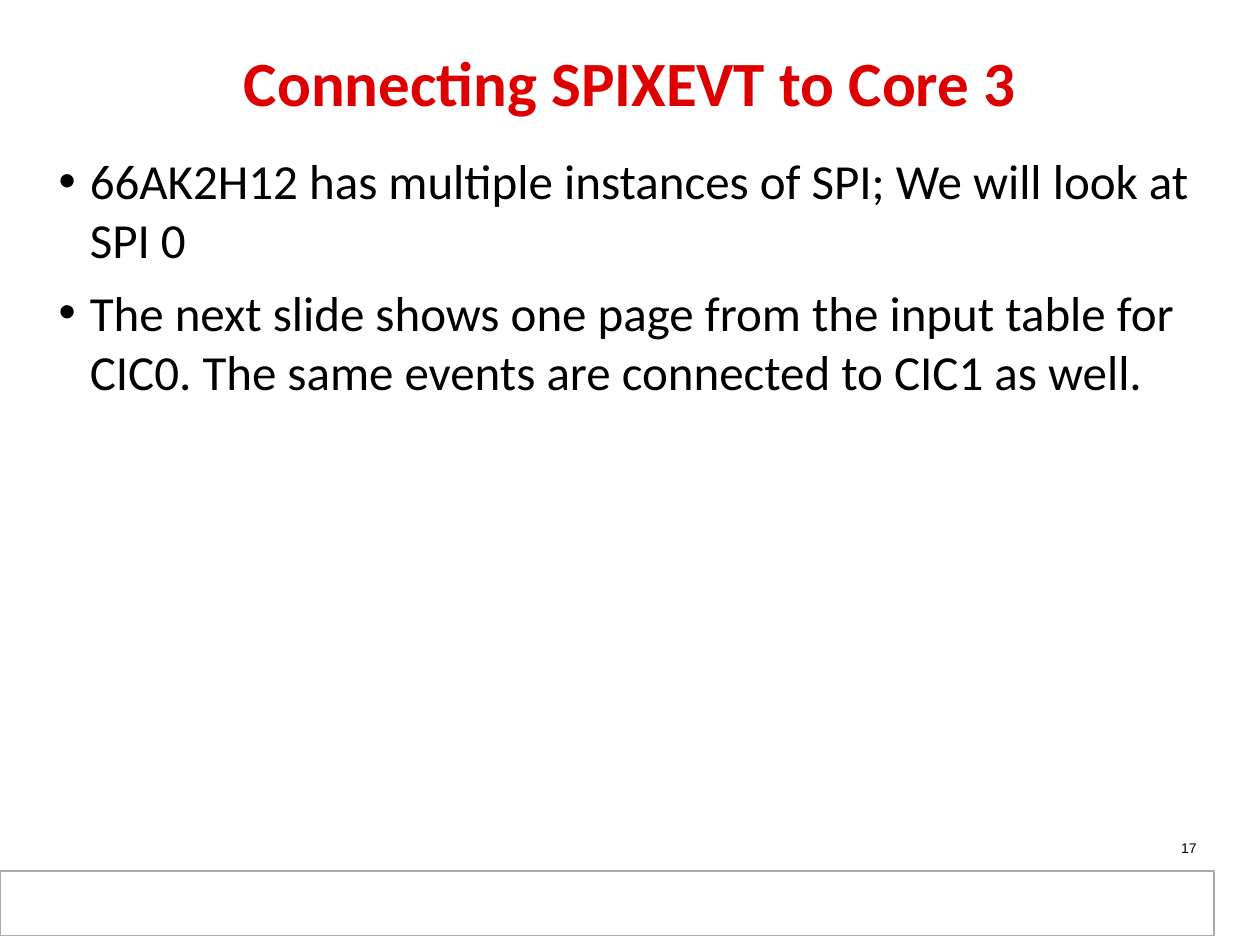
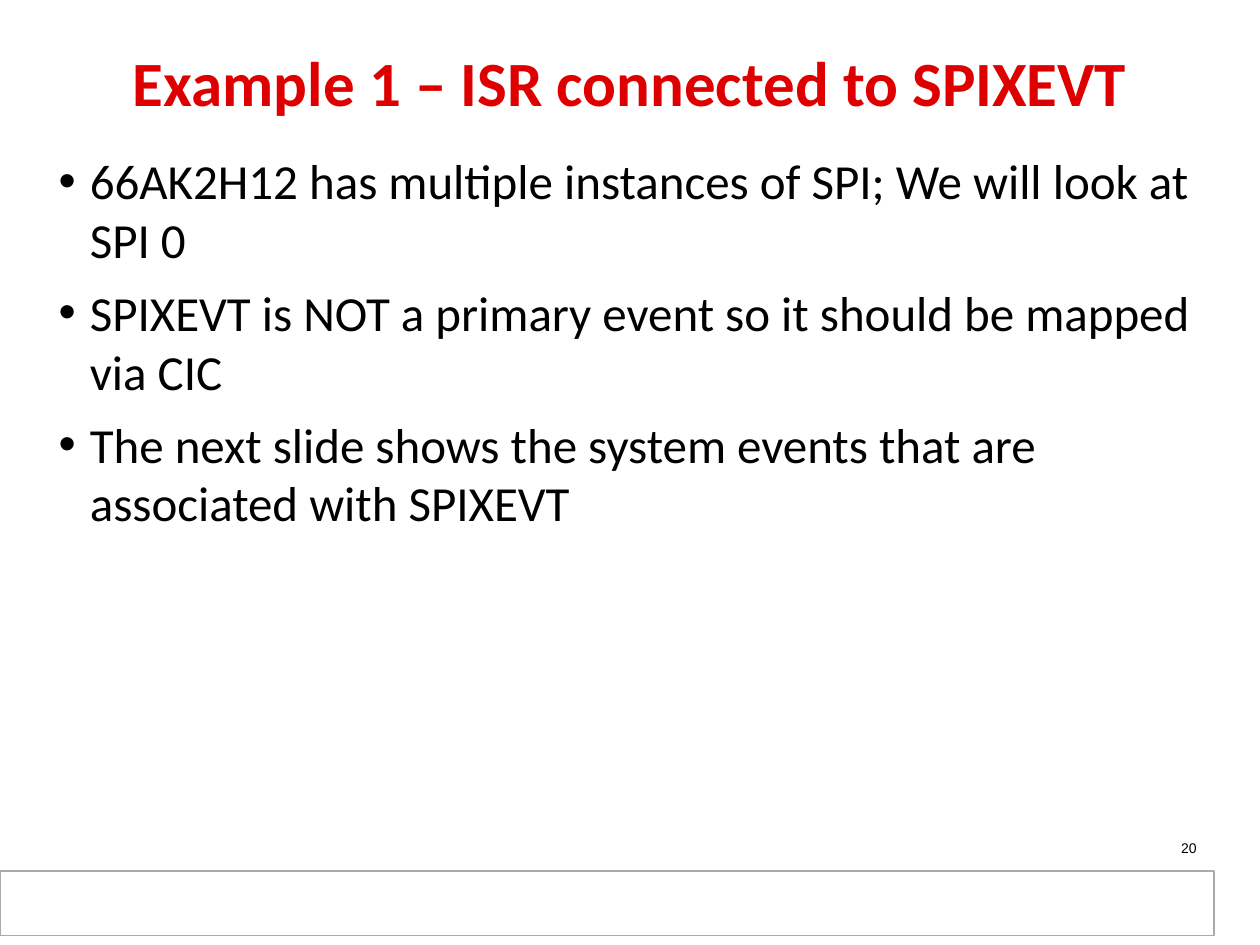
Before and after one commit to hari1989/keystone-workshop, a slide deck: slide 20 of slides/KeyStone_Interrupts.pptx (slide 17 before the commit). Drawn at 1260x945 pixels with LibreOffice and Linux fonts; fonts in the diff are those of the drawing; background and template pictures are left out. Boxes give left, top, right and bottom in pixels: in the first picture for what was removed or moved away, otherwise in the second. Text is boxed around its words. In the diff, an @@ line names an element or a change of style, - is before the commit and + after.

```diff
--- a/slides/KeyStone_Interrupts.pptx
+++ b/slides/KeyStone_Interrupts.pptx
@@ title at (133, 61, 1126, 116): text changed @@
-Connecting SPIXEVT to Core 3
+Example 1 – ISR connected to SPIXEVT
@@ text at (90, 297, 1189, 522): text changed @@
-• The next slide shows one page from the input table for CIC0. The same events are connected to CIC1 as well.
+• SPIXEVT is NOT a primary event so it should be mapped via CIC
+• The next slide shows the system events that are associated with SPIXEVT
@@ page number at (1181, 843, 1197, 853): text changed @@
-17
+20
```
Also in this commit, not shown: 5 other slides changed, 5 slides added, 3 slides removed.
